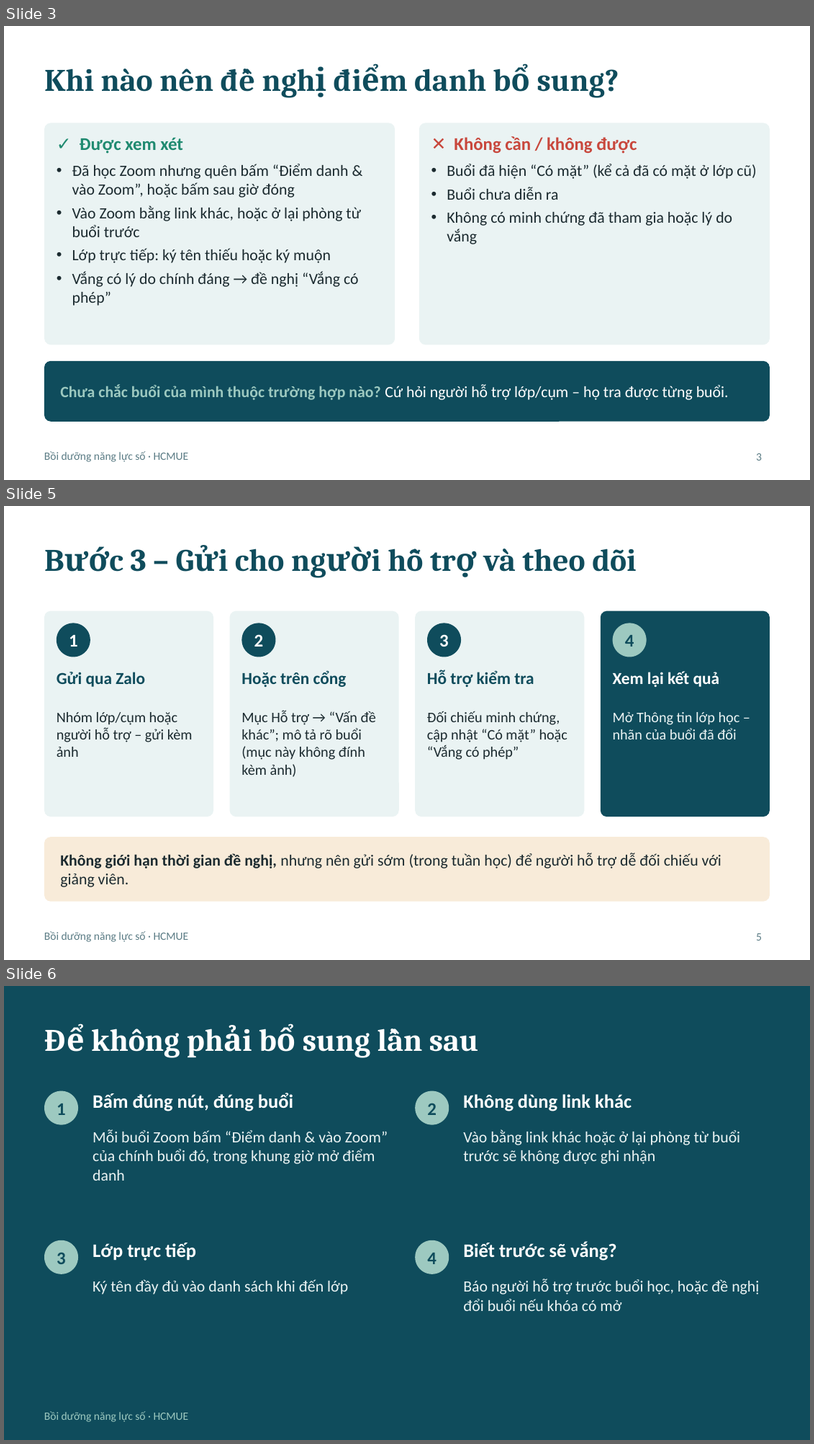
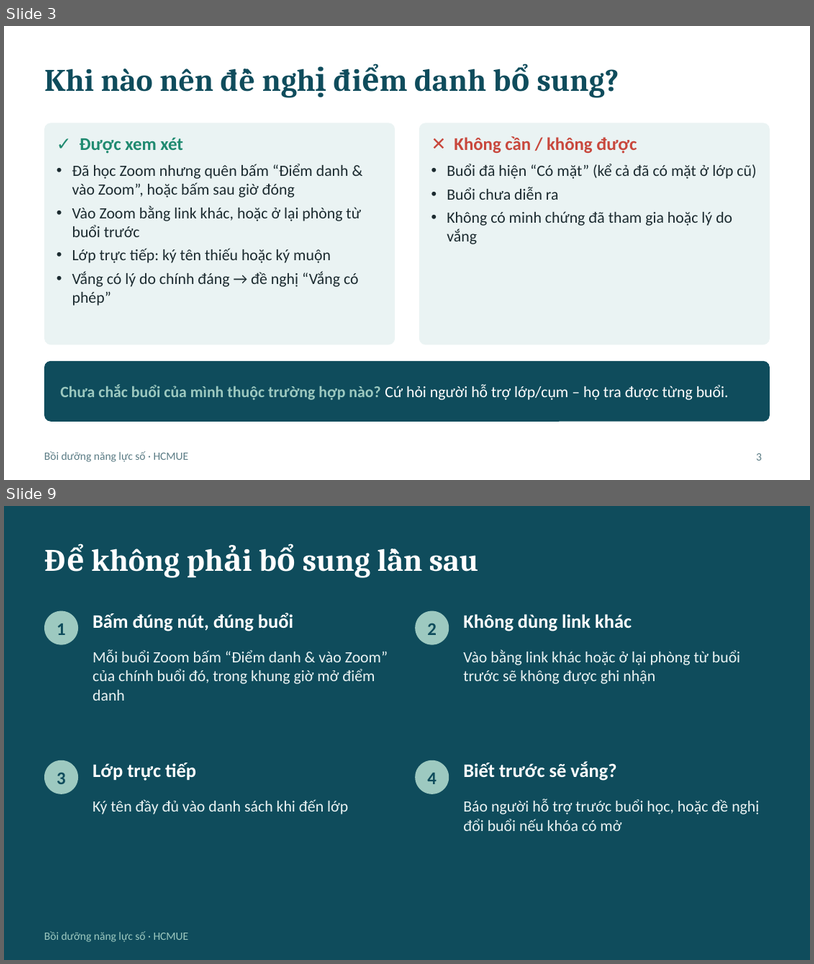
Before and after one commit to thienvo2111/thong-tin-hoc-vien, a slide deck: docs/huong-dan-diem-danh-bo-sung-hoc-vien.pptx. Shown one above the other, each under a label of ours: slides 3, 5 and 6 before the commit, slides 3 and 9 after it; the slides between them are not shown. The pictures are 814x1444 and 814x964 pixels, drawn with LibreOffice and Linux fonts; fonts in the diff are those of the drawing. Boxes give left, top, right and bottom in pixels: in the first picture for what was removed or moved away, otherwise in the second. Text is boxed around its words. In the diff, an @@ line names an element or a change of style, - is before the commit and + after.

```diff
--- a/docs/huong-dan-diem-danh-bo-sung-hoc-vien.pptx
+++ b/docs/huong-dan-diem-danh-bo-sung-hoc-vien.pptx
@@ slide 5 removed at (x1=4, y1=506, x2=810, y2=960), background #FFFFFF; not listed: 1 template element that a slide beside it also shows @@
@@ title removed at (x1=131, y1=548, x2=636, y2=572) @@
-Bước 3 – Gửi cho người hỗ trợ và theo dõi
@@ rounded rectangle removed at (x1=44, y1=611, x2=214, y2=816) @@
@@ rounded rectangle removed at (x1=230, y1=611, x2=399, y2=816) @@
@@ rounded rectangle removed at (x1=415, y1=611, x2=584, y2=816) @@
@@ rounded rectangle removed at (x1=601, y1=611, x2=770, y2=816) @@
@@ ellipse removed at (x1=57, y1=623, x2=90, y2=656) @@
@@ text removed at (x1=69, y1=635, x2=78, y2=646) @@
-1
@@ ellipse removed at (x1=242, y1=623, x2=275, y2=656) @@
@@ text removed at (x1=255, y1=634, x2=264, y2=646) @@
-2
@@ ellipse removed at (x1=427, y1=623, x2=461, y2=656) @@
@@ text removed at (x1=440, y1=634, x2=449, y2=646) @@
-3
@@ ellipse removed at (x1=613, y1=623, x2=647, y2=656) @@
@@ text removed at (x1=625, y1=635, x2=635, y2=646) @@
-4
@@ text removed at (x1=57, y1=672, x2=145, y2=687) @@
-Gửi qua Zalo
@@ text removed at (x1=242, y1=670, x2=347, y2=687) @@
-Hoặc trên cổng
@@ text removed at (x1=427, y1=669, x2=534, y2=687) @@
-Hỗ trợ kiểm tra
@@ text removed at (x1=613, y1=671, x2=720, y2=687) @@
-Xem lại kết quả
@@ text removed at (x1=57, y1=712, x2=193, y2=757) @@
-Nhóm lớp/cụm hoặc người hỗ trợ – gửi kèm ảnh
@@ text removed at (x1=242, y1=710, x2=376, y2=777) @@
-Mục Hỗ trợ → “Vấn đề khác”; mô tả rõ buổi (mục này không đính kèm ảnh)
@@ text removed at (x1=427, y1=711, x2=568, y2=759) @@
-Đối chiếu minh chứng, cập nhật “Có mặt” hoặc “Vắng có phép”
@@ text removed at (x1=613, y1=712, x2=741, y2=739) @@
-Mở Thông tin lớp học – nhãn của buổi đã đổi
@@ rounded rectangle removed at (x1=44, y1=836, x2=770, y2=901) @@
@@ text removed at (x1=60, y1=852, x2=722, y2=887) @@
-Không giới hạn thời gian đề nghị, nhưng nên gửi sớm (trong tuần học) để người hỗ trợ dễ đối chiếu với giảng viên.
@@ page number removed at (x1=756, y1=933, x2=762, y2=940) @@
-5
@@ what was slide 6 is now slide 9 @@
```
Also in this commit, not shown: 2 slides changed, 4 slides added, 1 other file.
